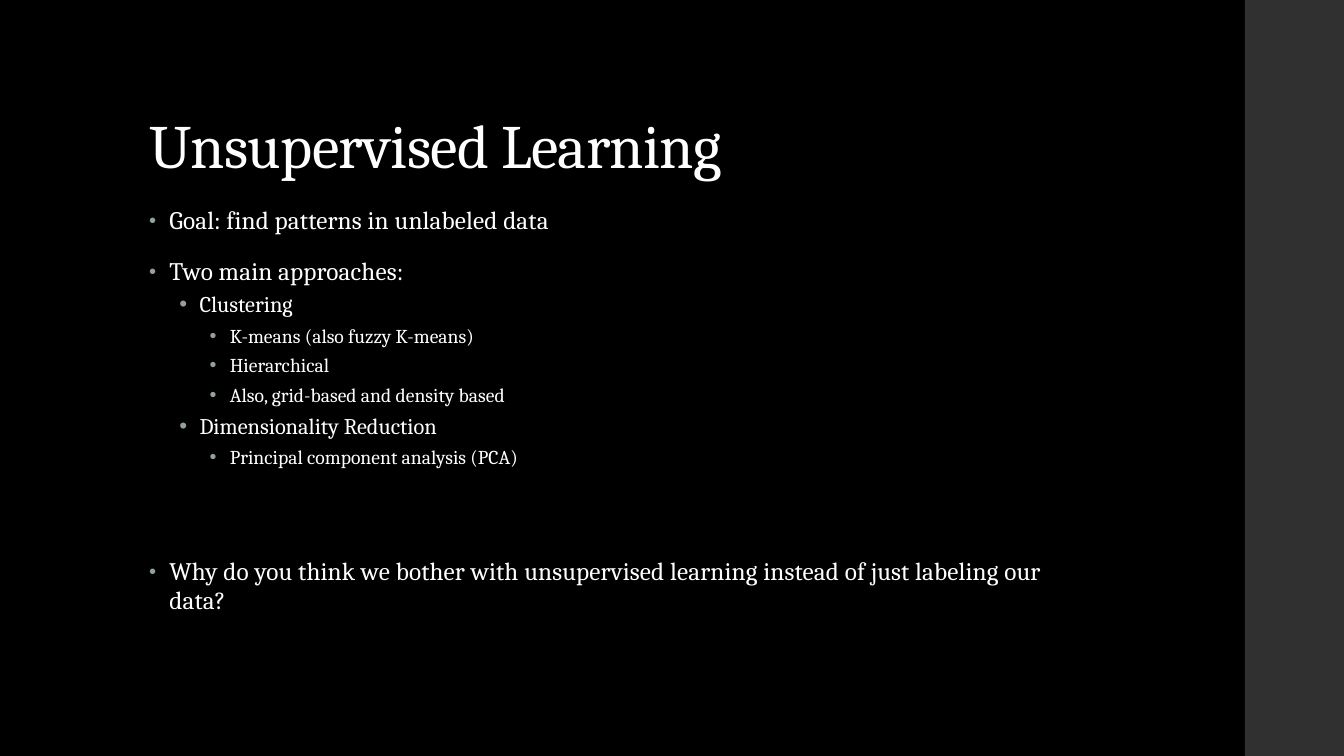
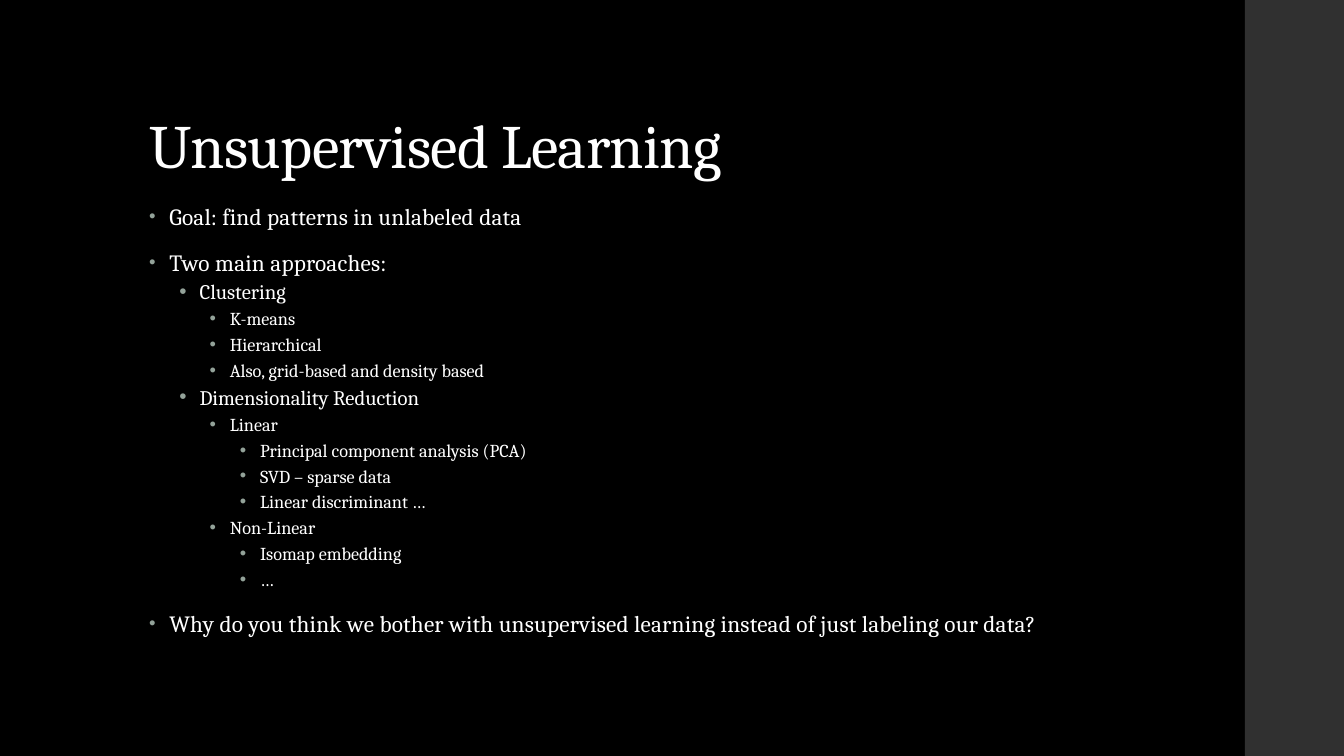
Before and after one commit to LaunchCoderGirlSTL/Data-Science-Assignments, a slide deck: slide 7 of course_material/week_19/week_19_presentation.pptx. Drawn at 1344x756 pixels with LibreOffice and Linux fonts; fonts in the diff are those of the drawing. Boxes give left, top, right and bottom in pixels: in the first picture for what was removed or moved away, otherwise in the second. Text is boxed around its words. In the diff, an @@ line names an element or a change of style, - is before the commit and + after.

```diff
--- a/course_material/week_19/week_19_presentation.pptx
+++ b/course_material/week_19/week_19_presentation.pptx
@@ text at box(169, 208, 1035, 637): size 18 to 16.6 pt in "Goal: find patterns in unlabeled data", "Two main approaches:", "Why do you think we bother with ..."; size 16 to 14.8 pt in "Clustering", "Dimensionality Reduction"; size 14 to 12.9 pt in "Hierarchical", "Also, grid-based and density based", "Principal component analysis (PCA)"; line spacing 0.95 to 0.85; line spacing 0.9 to 0.8; list level 3 to 4 in "Principal component analysis (PCA)" @@
@@ text at box(230, 313, 295, 325): text changed; size 14 to 12.9 pt @@
-    • K-means (also fuzzy K-means)
+    • K-means
@@ text at box(230, 419, 278, 431): paragraph added @@
+    • Linear
@@ text at box(230, 470, 408, 564): paragraphs added @@
+      • SVD – sparse data
+      • Linear discriminant …
+    • Non-Linear
+      • Isomap embedding
+      • …
```
Also in this commit, not shown: 2 other slides changed, 2 other files.
